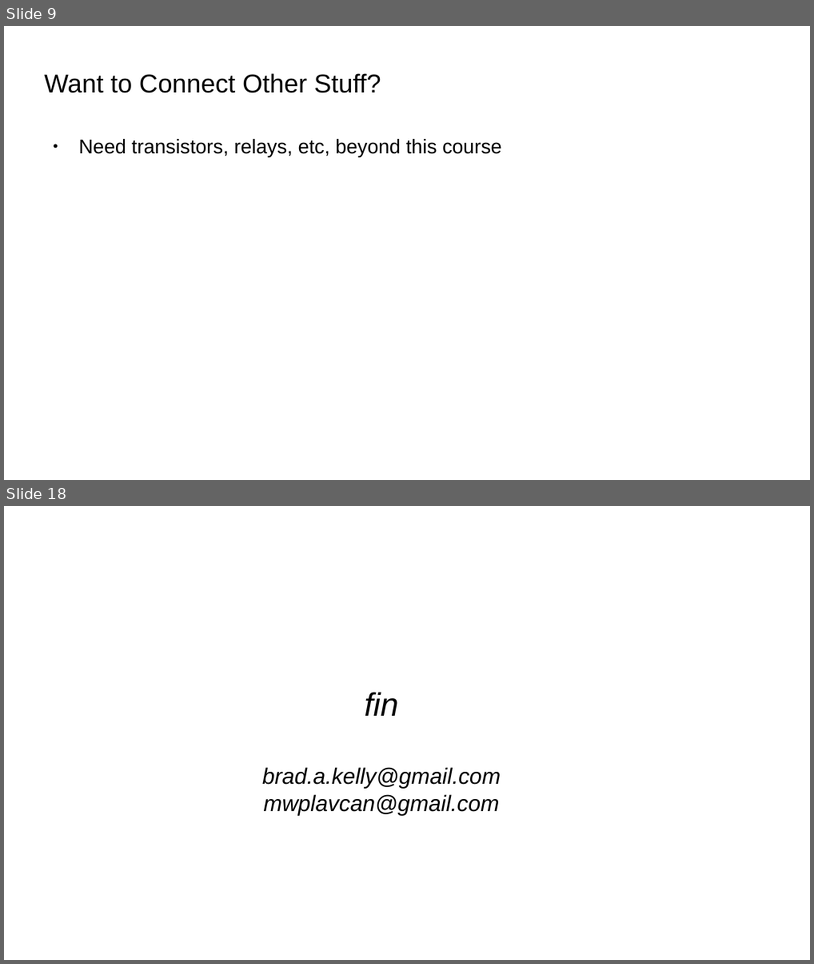
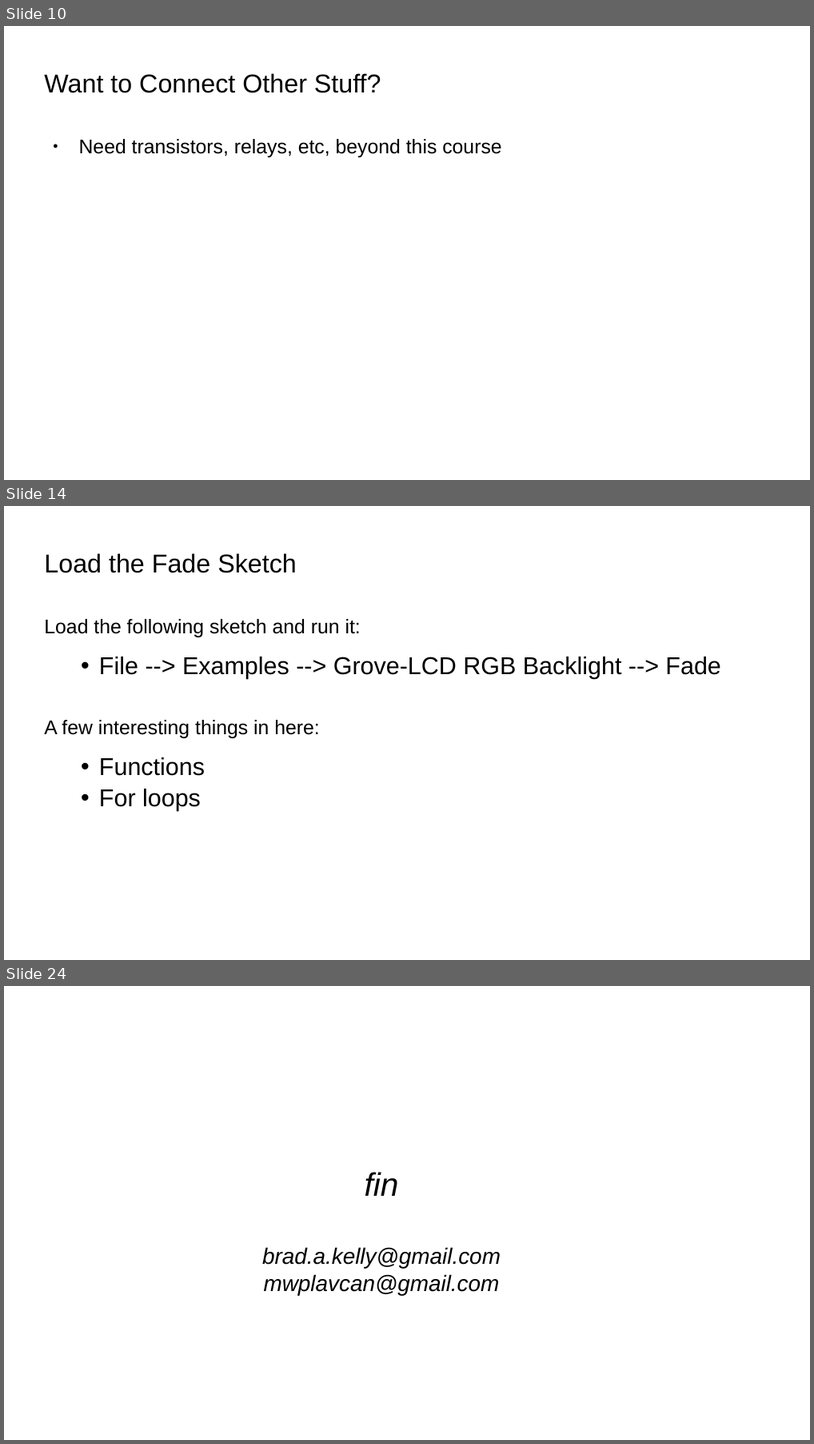
Before and after one commit to bradakelly/ArduinoDevelopmentWorkshop, a slide deck: CourseSlideshow.odp. Shown one above the other, each under a label of ours: slides 9 and 18 before the commit, slides 10, 14 and 24 after it; the slides between them are not shown. The pictures are 814x964 and 814x1444 pixels, drawn with LibreOffice and Linux fonts; fonts in the diff are those of the drawing; background and template pictures are left out. Boxes give left, top, right and bottom in pixels: in the first picture for what was removed or moved away, otherwise in the second. Text is boxed around its words. In the diff, an @@ line names an element or a change of style, - is before the commit and + after.

```diff
--- a/CourseSlideshow.odp
+++ b/CourseSlideshow.odp
@@ slide 14 added at (4,506,810,960), background picture (left out) @@
@@ title added at (44,553,297,573), 25.4 pt, text #000000 @@
+Load the Fade Sketch
@@ text added at (44,619,721,811), 24 pt, text #000000 @@
+Load the following sketch and run it:
+  • File --> Examples --> Grove-LCD RGB Backlight --> Fade
+A few interesting things in here:
+  • Functions
+  • For loops
@@ what was slide 9 is now slide 10 @@
@@ what was slide 18 is now slide 24 @@
```
Also in this commit, not shown: 1 slide changed, 11 other slides added, 6 slides removed.
